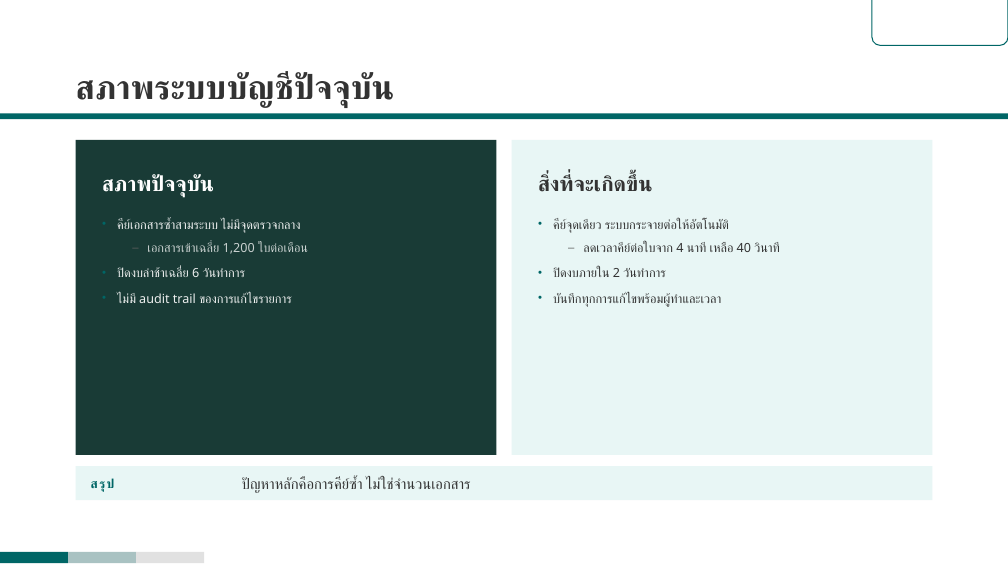
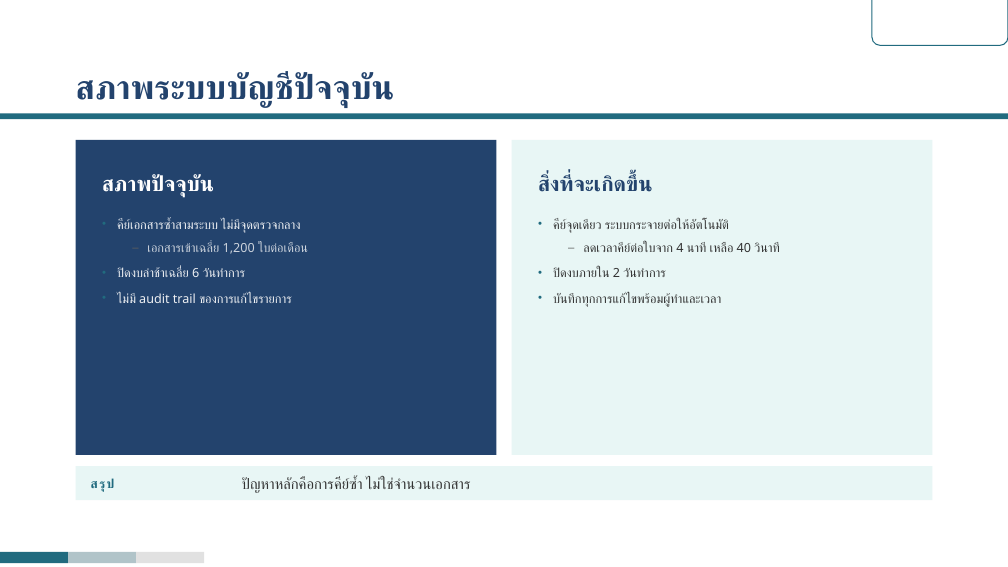
Before and after one commit to rofthanakrit-maker/nct-design-system, a slide deck: slide 5 of NCT-Slide-Template-Corp-Demo.pptx. Drawn at 1008x567 pixels with LibreOffice and Linux fonts; fonts in the diff are those of the drawing; background and template pictures are left out. Boxes give left, top, right and bottom in pixels: in the first picture for what was removed or moved away, otherwise in the second. Text is boxed around its words. In the diff, an @@ line names an element or a change of style, - is before the commit and + after.

```diff
--- a/NCT-Slide-Template-Corp-Demo.pptx
+++ b/NCT-Slide-Template-Corp-Demo.pptx
@@ round same rect at (872, 0, 1008, 45): outline #006666 1 pt to #216B7F 1 pt @@
@@ title "สภาพระบบบัญชีปัจจุบัน" at (76, 73, 395, 108): text colour #333333 to #23436D @@
@@ rectangle at (0, 113, 1008, 119): fill #006666 to #216B7F @@
@@ rectangle at (76, 140, 497, 455): fill #193B36 to #23436D @@
@@ text "สิ่งที่จะเกิดขึ้น" at (538, 174, 652, 192): text colour #333333 to #23436D @@
@@ text "คีย์เอกสารซ้ำสามระบบ ไม่มีจุดตรวจกลาง" at (117, 219, 308, 303): bullet colour #8CC2C2 to #8FBACE @@
@@ text "สรุป" at (91, 478, 115, 492): text colour #006666 to #216B7F @@
@@ rectangle at (0, 552, 68, 563): fill #006666 to #216B7F @@
@@ rectangle at (68, 552, 136, 563): fill #A9C2C2 to #B1C4C9 @@
```
Also in this commit, not shown: 19 other slides changed, 40 other files.
